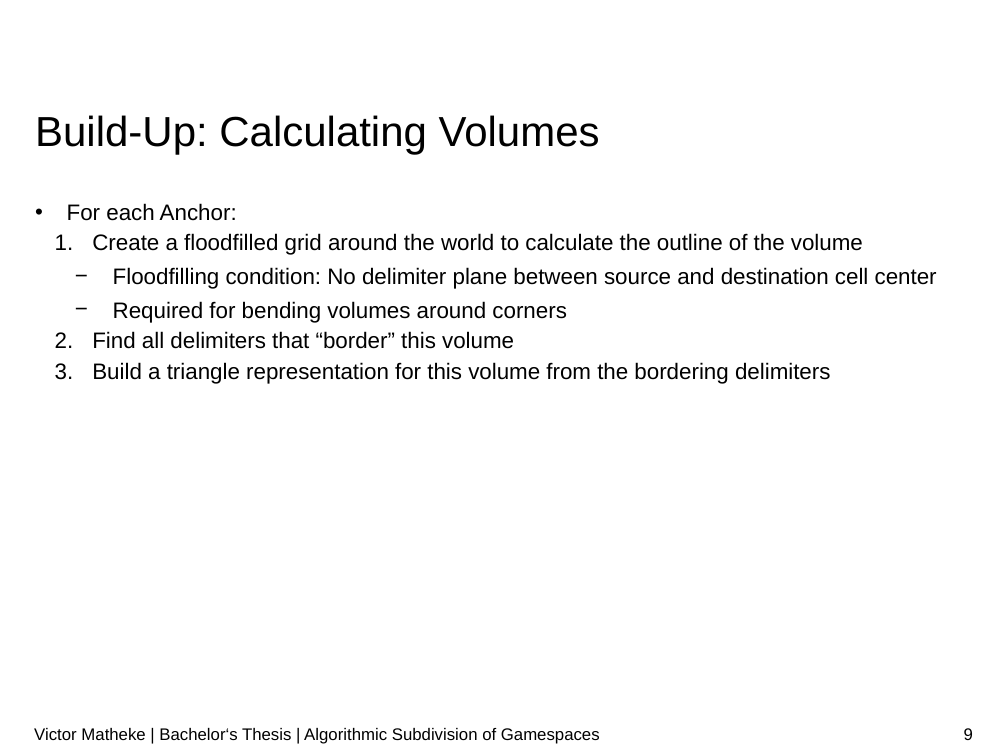
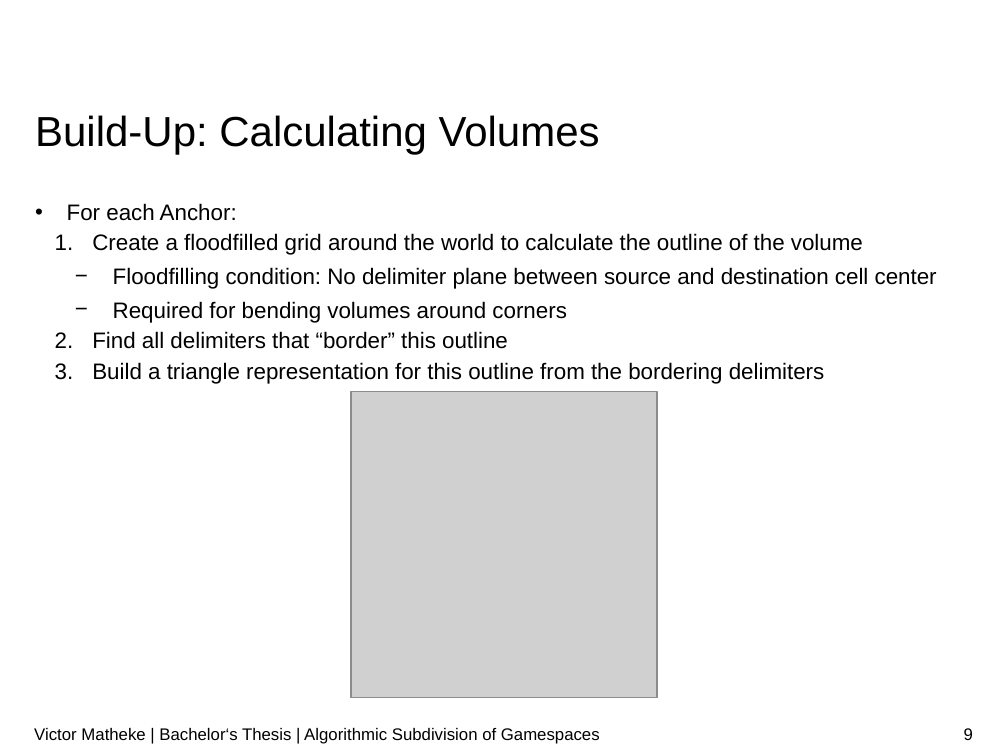
Before and after one commit to surrealtm/Thesis, a slide deck: slide 9 of Presentation/Presentation.pptx. Drawn at 1008x756 pixels with LibreOffice and Linux fonts; fonts in the diff are those of the drawing; grey boxes stand for pictures; background and template pictures are left out. Boxes give left, top, right and bottom in pixels: in the first picture for what was removed or moved away, otherwise in the second. Text is boxed around its words. In the diff, an @@ line names an element or a change of style, - is before the commit and + after.

```diff
--- a/Presentation/Presentation.pptx
+++ b/Presentation/Presentation.pptx
@@ text at [92, 331, 825, 384]: text changed @@
-  2. Find all delimiters that “border” this volume
-  3. Build a triangle representation for this volume from the bordering delimiters
+  2. Find all delimiters that “border” this outline
+  3. Build a triangle representation for this outline from the bordering delimiters
@@ picture added at [351, 391, 657, 698] @@
```
Also in this commit, not shown: 3 other slides changed, 1 other file.
